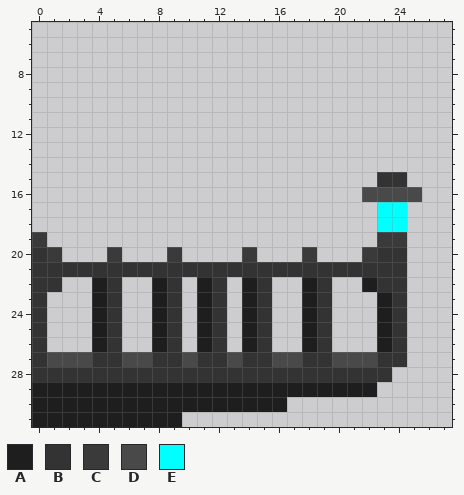
A pixel-art sprite gets an edit: Assets/Tiles/balconyEdge.png. Above, as it was before the edit.
The file is 32x32 pixels. Shown: x 0..27, y 5..31.
Palette (. is transparent): A #1e1e1e  B #333333  C #3a3a3a  D #494949  E #00ffff
Pixels before, first column x 0:
15 .......................BB.
16 ......................DDDD
17 .......................EE.
18 .......................EE.
19 C......................CC.
20 BC...C...C....C...C...CBB.
21 BBBBBBBBBBBBBBBBBBBBBBBBB.
22 BB..AB..AB.AB.AB..AB..ABB.
23 B...AB..AB.AB.AB..AB...AB.
24 B...AB..AB.AB.AB..AB...AB.
25 B...AB..AB.AB.AB..AB...AB.
26 B...AB..AB.AB.AB..AB...AB.
27 BDDDBBDDBBDBBDBBDDBBDDDBB.
28 BBBBBBBBBBBBBBBBBBBBBBBB..
29 AAAAAAAAAAAAAAAAAAAAAAA...
30 AAAAAAAAAAAAAAAAA.........
31 AAAAAAAAAA................
The result:
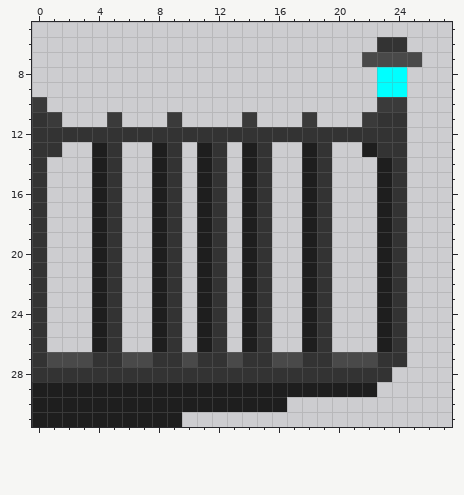
Changes in this commit:
Changed rows in their new state; - is an unchanged pixel.
first column x 0:
 6 -----------------------BB-
 7 ----------------------DDDD
 8 -----------------------EE-
 9 -----------------------EE-
10 C----------------------CC-
11 BC---C---C----C---C---CBB-
12 BBBBBBBBBBBBBBBBBBBBBBBBB-
13 BB--AB--AB-AB-AB--AB--ABB-
14 B---AB--AB-AB-AB--AB---AB-
15 B---AB--AB-AB-AB--AB---A--
16 B---AB--AB-AB-AB--AB--.AB.
17 B---AB--AB-AB-AB--AB---AB-
18 B---AB--AB-AB-AB--AB---AB-
19 B---AB--AB-AB-AB--AB---AB-
20 -.--AB--AB-AB-AB--AB--.A--
21 -...A-..A-.A-.A-..A-...A--
22 -.--------------------.A--
